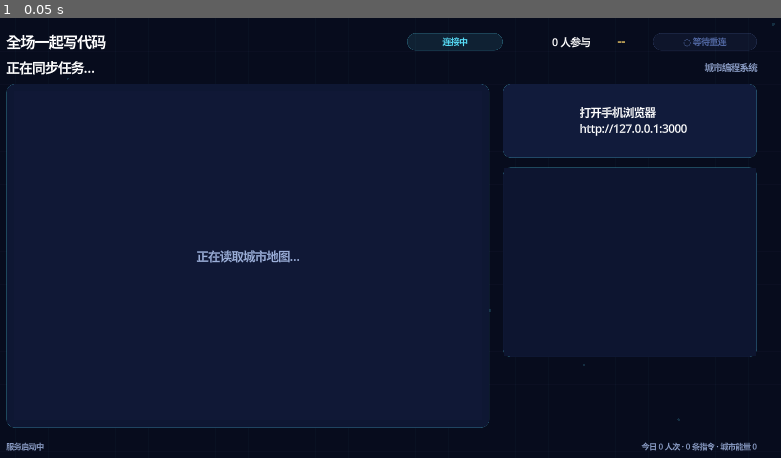
Above: before the commit, frame 1.
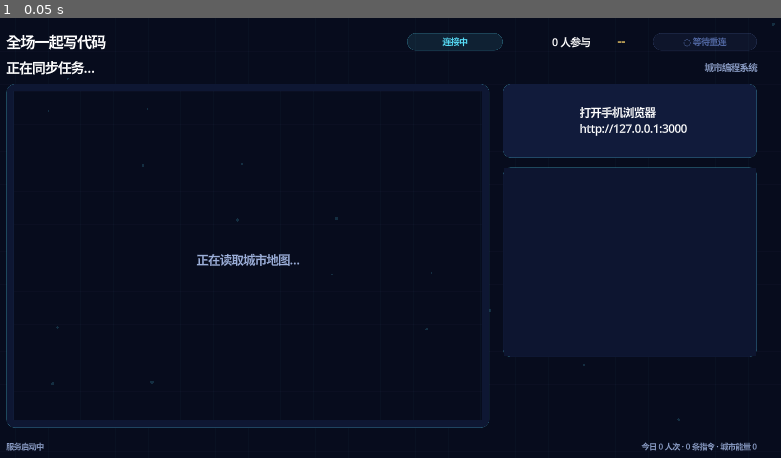
Above: after the commit, the same moment.

Repository: Source-of-USTB/interactive-games
Game: Godot game, scene res://main.tscn
Two runs of this game, one before a commit and one after it. Both use one fixed random seed, a clock stepped at 60 frames per second and the inputs below.
Inputs:
- Up to frame 1 (0.05 s): no input

The runs differ from the first frame. In frame 1, 43% of the frame differs, in the area x 1-62%, y 16-92%.

Commit message:
feat(godot): extract art into theme.gd and simplify map visuals
- single theme.gd now owns all colors and drawing (UI, board, tiles,
  robot, goal); layout/animation stay in the callers
- goal: simple flag
- wall: flat dark tile, no decoration
- robot: blue outline ring with centered direction glyph

Diff:
--- a/apps/godot/scripts/main.gd
+++ b/apps/godot/scripts/main.gd
@@ -4,12 +4,13 @@
 const ProgramPanel = preload("res://scripts/program_panel.gd")
 const ProceduralAudio = preload("res://scripts/procedural_audio.gd")
 
-const ACCENT := Color("5ae4ff")
-const PURPLE := Color("a98cff")
-const GREEN := Color("45e6a1")
-const YELLOW := Color("ffd66b")
-const MUTED := Color("92a5cf")
-const PANEL := Color("0e1733")
+const Ui = preload("res://scripts/theme.gd")
+const ACCENT := Ui.ACCENT
+const PURPLE := Ui.PURPLE
+const GREEN := Ui.GREEN
+const YELLOW := Ui.YELLOW
+const MUTED := Ui.MUTED
+const PANEL := Ui.PANEL
 
 var websocket := WebSocketPeer.new()
 var websocket_url := "ws://127.0.0.1:3000/ws"
@@ -34,6 +35,7 @@
 var last_played_trace_sequence := -1
 var last_locked_vote_key := ""
 var display_settings: Dictionary = {"qrMode": "public", "masterVolume": 0.8, "effectsVolume": 0.8, "showVoteTrends": true, "demoMode": false}
+var ui := Ui.new()
 
 var phase_names := {
 	"ATTRACT": "等待启动", "JOIN": "扫码加入", "BRIEFING": "任务解读", "AUTHORING": "全场写代码",
@@ -95,53 +97,45 @@
 		_update_countdown(corrected_now)
 
 func _draw() -> void:
-	draw_rect(Rect2(Vector2.ZERO, size), Color("070c1d"), true)
-	for index in range(12):
-		var x := fmod(float(index * 227 + 83), size.x)
-		var y := fmod(float(index * 131 + 47), size.y)
-		draw_circle(Vector2(x, y), 2.0 + float(index % 3), Color(ACCENT, 0.16))
-	for x in range(0, int(size.x), 80):
-		draw_line(Vector2(x, 0), Vector2(x, size.y), Color(ACCENT, 0.025), 1.0)
-	for y in range(0, int(size.y), 80):
-		draw_line(Vector2(0, y), Vector2(size.x, y), Color(PURPLE, 0.025), 1.0)
+	ui.draw_background(self)
 
 func _build_interface() -> void:
 	queue_redraw()
-	header_title = _label("全场一起写代码", 34, Color.WHITE)
+	header_title = ui.label("全场一起写代码", 34, Color.WHITE)
 	header_title.position = Vector2(58, 32)
 	header_title.size = Vector2(470, 48)
 	add_child(header_title)
 
-	phase_label = _pill("连接中", ACCENT)
+	phase_label = ui.pill("连接中", ACCENT)
 	phase_label.position = Vector2(1020, 36)
 	phase_label.size = Vector2(230, 42)
 	add_child(phase_label)
-	player_label = _label("0 人参与", 24, Color.WHITE)
+	player_label = ui.label("0 人参与", 24, Color.WHITE)
 	player_label.horizontal_alignment = HORIZONTAL_ALIGNMENT_RIGHT
 	player_label.position = Vector2(1270, 40)
 	player_label.size = Vector2(190, 38)
 	add_child(player_label)
-	countdown_label = _label("--", 29, YELLOW)
+	countdown_label = ui.label("--", 29, YELLOW)
 	countdown_label.horizontal_alignment = HORIZONTAL_ALIGNMENT_CENTER
 	countdown_label.position = Vector2(1480, 35)
 	countdown_label.size = Vector2(110, 48)
 	add_child(countdown_label)
-	connection_label = _pill("● 连接中", MUTED)
+	connection_label = ui.pill("● 连接中", MUTED)
 	connection_label.position = Vector2(1610, 36)
 	connection_label.size = Vector2(250, 42)
 	add_child(connection_label)
 
-	mission_label = _label("正在同步任务…", 31, Color.WHITE)
+	mission_label = ui.label("正在同步任务…", 31, Color.WHITE)
 	mission_label.position = Vector2(58, 96)
 	mission_label.size = Vector2(1220, 52)
 	add_child(mission_label)
-	map_meta_label = _label("城市编程系统", 21, MUTED)
+	map_meta_label = ui.label("城市编程系统", 21, MUTED)
 	map_meta_label.horizontal_alignment = HORIZONTAL_ALIGNMENT_RIGHT
 	map_meta_label.position = Vector2(1290, 103)
 	map_meta_label.size = Vector2(570, 42)
 	add_child(map_meta_label)
 
-	var map_panel := _panel(PANEL, 20)
+	var map_panel := ui.panel(PANEL, 20)
 	map_panel.position = Vector2(58, 158)
 	map_panel.size = Vector2(1160, 826)
 	add_child(map_panel)
@@ -151,7 +145,7 @@
 	map_renderer.mouse_filter = Control.MOUSE_FILTER_IGNORE
 	map_panel.add_child(map_renderer)
 
-	var qr_panel := _panel(Color("111b3b"), 18)
+	var qr_panel := ui.panel(ui.CARD_BG, 18)
 	qr_panel.position = Vector2(1250, 158)
 	qr_panel.size = Vector2(610, 178)
 	add_child(qr_panel)
@@ -161,13 +155,13 @@
 	qr_texture.expand_mode = TextureRect.EXPAND_IGNORE_SIZE
 	qr_texture.stretch_mode = TextureRect.STRETCH_KEEP_ASPECT_CENTERED
 	qr_panel.add_child(qr_texture)
-	qr_hint = _label("扫码提交下一条指令\n无需下载 · 无需注册", 26, Color.WHITE)
+	qr_hint = ui.label("扫码提交下一条指令\n无需下载 · 无需注册", 26, Color.WHITE)
 	qr_hint.position = Vector2(184, 33)
 	qr_hint.size = Vector2(400, 110)
 	qr_hint.vertical_alignment = VERTICAL_ALIGNMENT_CENTER
 	qr_panel.add_child(qr_hint)
 
-	var program_host := _panel(PANEL, 18)
+	var program_host := ui.panel(PANEL, 18)
 	program_host.position = Vector2(1250, 358)
 	program_host.size = Vector2(610, 456)
 	add_child(program_host)
@@ -182,26 +176,26 @@
 	vote_box.add_theme_constant_override("separation", 9)
 	add_child(vote_box)
 
-	result_panel = _panel(Color("112b33"), 18)
+	result_panel = ui.panel(Color("112b33"), 18)
 	result_panel.position = Vector2(1250, 833)
 	result_panel.size = Vector2(610, 132)
 	result_panel.visible = false
 	add_child(result_panel)
-	result_title = _label("任务结果", 28, GREEN)
+	result_title = ui.label("任务结果", 28, GREEN)
 	result_title.position = Vector2(24, 16)
 	result_title.size = Vector2(560, 42)
 	result_panel.add_child(result_title)
-	result_detail = _label("", 20, Color.WHITE)
+	result_detail = ui.label("", 20, Color.WHITE)
 	result_detail.position = Vector2(24, 60)
 	result_detail.size = Vector2(560, 56)
 	result_detail.autowrap_mode = TextServer.AUTOWRAP_WORD_SMART
 	result_panel.add_child(result_detail)
 
-	status_label = _label("服务启动中", 18, MUTED)
+	status_label = ui.label("服务启动中", 18, MUTED)
 	status_label.position = Vector2(58, 1015)
 	status_label.size = Vector2(720, 34)
 	add_child(status_label)
-	footer_label = _label("今日 0 人次 · 0 条指令 · 城市能量 0", 18, MUTED)
+	footer_label = ui.label("今日 0 人次 · 0 条指令 · 城市能量 0", 18, MUTED)
 	footer_label.horizontal_alignment = HORIZONTAL_ALIGNMENT_RIGHT
 	footer_label.position = Vector2(850, 1015)
 	footer_label.size = Vector2(1010, 34)
@@ -309,20 +303,20 @@
 		return
 	var remaining := maxi(0, int(ceil((ends_at - corrected_now) / 1000.0)))
 	countdown_label.text = str(remaining).pad_zeros(2)
-	countdown_label.modulate = Color("ff718e") if remaining <= 3 else YELLOW
+	countdown_label.modulate = ui.DANGER if remaining <= 3 else YELLOW
 
 func _update_vote_bars() -> void:
 	for child in vote_box.get_children(): child.queue_free()
 	vote_box.visible = str(state.get("phase", "")) != "RESULT"
 	var tally: Dictionary = state.get("currentTally", {})
 	if tally.is_empty():
-		var waiting := _label(_phase_prompt(str(state.get("phase", ""))), 22, MUTED)
+		var waiting := ui.label(_phase_prompt(str(state.get("phase", ""))), 22, MUTED)
 		waiting.size_flags_vertical = Control.SIZE_EXPAND_FILL
 		waiting.vertical_alignment = VERTICAL_ALIGNMENT_CENTER
 		vote_box.add_child(waiting)
 		return
 	if not display_settings.get("showVoteTrends", true) and not tally.get("locked", false):
-		var pulse := _label(str(tally.get("submittedCount", 0)) + " 位同学已参与，选项分布暂时隐藏", 22, ACCENT)
+		var pulse := ui.label(str(tally.get("submittedCount", 0)) + " 位同学已参与，选项分布暂时隐藏", 22, ACCENT)
 		pulse.size_flags_vertical = Control.SIZE_EXPAND_FILL
 		pulse.vertical_alignment = VERTICAL_ALIGNMENT_CENTER
 		vote_box.add_child(pulse)
@@ -333,7 +327,7 @@
 	for raw_option in options:
 		var option: Dictionary = raw_option
 		var row := HBoxContainer.new()
-		var value := _label(_choice_label(option.get("value", "")), 20, Color.WHITE)
+		var value := ui.label(_choice_label(option.get("value", "")), 20, Color.WHITE)
 		value.custom_minimum_size = Vector2(150, 32)
 		row.add_child(value)
 		var progress := ProgressBar.new()
@@ -343,7 +337,7 @@
 		progress.custom_minimum_size = Vector2(330, 28)
 		progress.size_flags_horizontal = Control.SIZE_EXPAND_FILL
 		row.add_child(progress)
-		var count := _label(str(option.get("count", 0)) if tally.get("locked", false) else "", 20, ACCENT)
+		var count := ui.label(str(option.get("count", 0)) if tally.get("locked", false) else "", 20, ACCENT)
 		count.custom_minimum_size = Vector2(42, 32)
 		count.horizontal_alignment = HORIZONTAL_ALIGNMENT_RIGHT
 		row.add_child(count)
@@ -438,32 +432,3 @@
 	var value := url.replace("wss://", "https://").replace("ws://", "http://")
 	var path_position := value.find("/ws")
 	return value.left(path_position) if path_position >= 0 else value
-
-func _label(text: String, font_size: int, color: Color) -> Label:
-	var label := Label.new()
-	label.text = text
-	label.add_theme_font_size_override("font_size", font_size)
-	label.add_theme_color_override("font_color", color)
-	return label
-
-func _pill(text: String, color: Color) -> Label:
-	var label := _label(text, 20, color)
-	label.horizontal_alignment = HORIZONTAL_ALIGNMENT_CENTER
-	label.vertical_alignment = VERTICAL_ALIGNMENT_CENTER
-	var style := StyleBoxFlat.new()
-	style.bg_color = Color(color, 0.10)
-	style.border_color = Color(color, 0.35)
-	style.set_border_width_all(1)
-	style.set_corner_radius_all(20)
-	label.add_theme_stylebox_override("normal", style)
-	return label
-
-func _panel(color: Color, radius: int) -> Panel:
-	var panel := Panel.new()
-	var style := StyleBoxFlat.new()
-	style.bg_color = color
-	style.border_color = Color(ACCENT, 0.13)
-	style.set_border_width_all(1)
-	style.set_corner_radius_all(radius)
-	panel.add_theme_stylebox_override("panel", style)
-	return panel
--- a/apps/godot/scripts/map_renderer.gd
+++ b/apps/godot/scripts/map_renderer.gd
@@ -1,4 +1,6 @@
 extends Control
+
+const Ui = preload("res://scripts/theme.gd")
 
 var state: Dictionary = {}
 var robot_position := Vector2.ZERO
@@ -11,15 +13,14 @@
 var current_sequence := -1
 var max_displayed_sequence := -1
 var current_event_type := ""
+var _last_redraw_ms := 0
+var ui := Ui.new()
 
-const COLOR_BG := Color("101836")
-const COLOR_GRID := Color("2a3a69")
-const COLOR_FLOOR := Color("17254d")
-const COLOR_ACCENT := Color("5ae4ff")
-const COLOR_PURPLE := Color("9673ff")
-const COLOR_GREEN := Color("45e6a1")
-const COLOR_YELLOW := Color("ffd66b")
-const COLOR_RED := Color("ff6f91")
+func _process(_delta: float) -> void:
+	var now := Time.get_ticks_msec()
+	if now - _last_redraw_ms >= 100:
+		_last_redraw_ms = now
+		queue_redraw()
 
 func set_state(next_state: Dictionary) -> void:
 	state = next_state
@@ -83,9 +84,9 @@
 	return value * value * (3.0 - 2.0 * value)
 
 func _draw() -> void:
-	draw_rect(Rect2(Vector2.ZERO, size), COLOR_BG, true)
 	if state.is_empty():
-		_draw_centered("正在读取城市地图…", size * 0.5, 28, Color("9baed8"))
+		ui.draw_background(self)
+		ui.draw_centered(self, "正在读取城市地图…", size * 0.5, 28, Color("9baed8"))
 		return
 	var map: Dictionary = state.get("map", {})
 	var width := int(map.get("width", 8))
@@ -94,69 +95,14 @@
 	var cell := minf(available.x / float(width), available.y / float(height))
 	var board_size := Vector2(cell * width, cell * height)
 	var origin := (size - board_size) * 0.5
-	for y in range(height):
-		for x in range(width):
-			var rect := Rect2(origin + Vector2(x, y) * cell + Vector2(3, 3), Vector2(cell - 6, cell - 6))
-			draw_rect(rect, COLOR_FLOOR, true)
-			draw_rect(rect, COLOR_GRID, false, 2.0)
+	ui.draw_map_background(self, cell, origin, width, height)
 	var goal: Dictionary = map.get("goal", {})
 	var goal_center := _cell_center(origin, cell, int(goal.get("x", 0)), int(goal.get("y", 0)))
-	draw_circle(goal_center, cell * 0.31, Color(COLOR_GREEN, 0.20))
-	draw_arc(goal_center, cell * 0.30, 0, TAU, 32, COLOR_GREEN, 5.0)
-	_draw_centered("◆", goal_center + Vector2(0, cell * 0.09), int(cell * 0.34), COLOR_GREEN)
+	ui.draw_goal(self, goal_center, cell)
 	for raw_tile in map.get("tiles", []):
-		_draw_tile(raw_tile, origin, cell)
-	_draw_robot(origin, cell)
-
-func _draw_tile(tile: Dictionary, origin: Vector2, cell: float) -> void:
-	var x := int(tile.get("x", 0))
-	var y := int(tile.get("y", 0))
-	var center := _cell_center(origin, cell, x, y)
-	var kind := str(tile.get("kind", ""))
-	match kind:
-		"WALL":
-			var rect := Rect2(center - Vector2.ONE * cell * 0.36, Vector2.ONE * cell * 0.72)
-			draw_rect(rect, Color("34436f"), true)
-			draw_rect(rect, Color("6579ad"), false, 3.0)
-			for offset in [-0.19, 0.0, 0.19]:
-				draw_line(center + Vector2(-cell * 0.31, cell * offset), center + Vector2(cell * 0.31, cell * offset), Color("526694"), 2.0)
-		"CHIP":
-			if not str(tile.get("id", "")) in collected_chips:
-				draw_circle(center, cell * 0.18, COLOR_YELLOW)
-				draw_arc(center, cell * 0.24, 0, TAU, 24, Color(COLOR_YELLOW, 0.35), 5.0)
-				_draw_centered("+", center + Vector2(0, cell * 0.08), int(cell * 0.28), COLOR_BG)
-		"SWITCH":
-			var active := str(tile.get("id", "")) in active_switches
-			draw_circle(center, cell * 0.24, COLOR_GREEN if active else COLOR_PURPLE)
-			_draw_centered("●", center + Vector2(0, cell * 0.07), int(cell * 0.28), Color.WHITE)
-		"DOOR":
-			var open := str(tile.get("switchId", "")) in active_switches
-			var door_color := Color(COLOR_GREEN, 0.32) if open else COLOR_RED
-			draw_rect(Rect2(center - Vector2(cell * 0.32, cell * 0.1), Vector2(cell * 0.64, cell * 0.2)), door_color, true)
-			if not open:
-				draw_line(center + Vector2(-cell * 0.25, -cell * 0.25), center + Vector2(cell * 0.25, cell * 0.25), COLOR_RED, 5.0)
-		"CONVEYOR":
-			_draw_centered(_direction_glyph(str(tile.get("direction", "E"))), center + Vector2(0, cell * 0.1), int(cell * 0.42), COLOR_ACCENT)
-		"DIRECTION":
-			_draw_centered(_direction_glyph(str(tile.get("direction", "E"))), center + Vector2(0, cell * 0.1), int(cell * 0.42), COLOR_PURPLE)
-		"COLOR":
-			var color := Color("438dff") if tile.get("color", "BLUE") == "BLUE" else COLOR_YELLOW
-			draw_circle(center, cell * 0.22, Color(color, 0.6))
-
-func _draw_robot(origin: Vector2, cell: float) -> void:
-	var center := origin + (robot_position + Vector2(0.5, 0.5)) * cell
-	draw_circle(center, cell * 0.31, Color(COLOR_ACCENT, 0.18))
-	draw_circle(center, cell * 0.24, COLOR_ACCENT)
-	draw_circle(center, cell * 0.18, Color("17254d"))
-	_draw_centered(_direction_glyph(robot_direction), center + Vector2(0, cell * 0.105), int(cell * 0.42), Color.WHITE)
+		var tile: Dictionary = raw_tile
+		ui.draw_tile(self, tile, _cell_center(origin, cell, int(tile.get("x", 0)), int(tile.get("y", 0))), cell, active_switches, collected_chips)
+	ui.draw_robot(self, origin + (robot_position + Vector2(0.5, 0.5)) * cell, cell, robot_direction)
 
 func _cell_center(origin: Vector2, cell: float, x: int, y: int) -> Vector2:
 	return origin + Vector2(x + 0.5, y + 0.5) * cell
-
-func _direction_glyph(direction: String) -> String:
-	return {"N": "↑", "E": "→", "S": "↓", "W": "←"}.get(direction, "→")
-
-func _draw_centered(text: String, center: Vector2, font_size: int, color: Color) -> void:
-	var font := ThemeDB.fallback_font
-	var text_size := font.get_string_size(text, HORIZONTAL_ALIGNMENT_LEFT, -1, font_size)
-	draw_string(font, center - Vector2(text_size.x * 0.5, -text_size.y * 0.30), text, HORIZONTAL_ALIGNMENT_LEFT, -1, font_size, color)
--- /dev/null
+++ b/apps/godot/scripts/theme.gd
@@ -0,0 +1,123 @@
+extends RefCounted
+
+const BG := Color("070c1d")
+const ACCENT := Color("5ae4ff")
+const PURPLE := Color("a98cff")
+const GREEN := Color("45e6a1")
+const YELLOW := Color("ffd66b")
+const MUTED := Color("92a5cf")
+const PANEL := Color("0e1733")
+const CARD_BG := Color("111b3b")
+const DANGER := Color("ff718e")
+
+const MAP_BG := Color("101836")
+const MAP_GRID := Color("2a3a69")
+const MAP_FLOOR := Color("17254d")
+const MAP_PURPLE := Color("9673ff")
+const MAP_RED := Color("ff6f91")
+const BLUE := Color("2f6bff")
+
+func label(text: String, font_size: int, color: Color) -> Label:
+	var label := Label.new()
+	label.text = text
+	label.add_theme_font_size_override("font_size", font_size)
+	label.add_theme_color_override("font_color", color)
+	return label
+
+func pill(text: String, color: Color) -> Label:
+	var label := label(text, 20, color)
+	label.horizontal_alignment = HORIZONTAL_ALIGNMENT_CENTER
+	label.vertical_alignment = VERTICAL_ALIGNMENT_CENTER
+	var style := StyleBoxFlat.new()
+	style.bg_color = Color(color, 0.10)
+	style.border_color = Color(color, 0.35)
+	style.set_border_width_all(1)
+	style.set_corner_radius_all(20)
+	label.add_theme_stylebox_override("normal", style)
+	return label
+
+func panel(color: Color, radius: int) -> Panel:
+	var panel := Panel.new()
+	var style := StyleBoxFlat.new()
+	style.bg_color = color
+	style.border_color = Color(ACCENT, 0.13)
+	style.set_border_width_all(1)
+	style.set_corner_radius_all(radius)
+	panel.add_theme_stylebox_override("panel", style)
+	return panel
+
+func draw_background(canvas: CanvasItem) -> void:
+	canvas.draw_rect(Rect2(Vector2.ZERO, canvas.size), BG, true)
+	for index in range(12):
+		var x := fmod(float(index * 227 + 83), canvas.size.x)
+		var y := fmod(float(index * 131 + 47), canvas.size.y)
+		canvas.draw_circle(Vector2(x, y), 2.0 + float(index % 3), Color(ACCENT, 0.16))
+	for x in range(0, int(canvas.size.x), 80):
+		canvas.draw_line(Vector2(x, 0), Vector2(x, canvas.size.y), Color(ACCENT, 0.025), 1.0)
+	for y in range(0, int(canvas.size.y), 80):
+		canvas.draw_line(Vector2(0, y), Vector2(canvas.size.x, y), Color(PURPLE, 0.025), 1.0)
+
+func draw_map_background(canvas: CanvasItem, cell: float, origin: Vector2, width: int, height: int) -> void:
+	canvas.draw_rect(Rect2(Vector2.ZERO, canvas.size), MAP_BG, true)
+	for y in range(height):
+		for x in range(width):
+			var rect := Rect2(origin + Vector2(x, y) * cell + Vector2(3, 3), Vector2(cell - 6, cell - 6))
+			canvas.draw_rect(rect, MAP_FLOOR, true)
+			canvas.draw_rect(rect, MAP_GRID, false, 2.0)
+
+func draw_goal(canvas: CanvasItem, center: Vector2, cell: float) -> void:
+	var pole_bottom := center + Vector2(0, cell * 0.30)
+	var pole_top := center + Vector2(0, -cell * 0.24)
+	canvas.draw_line(pole_bottom, pole_top, Color("d8e8ff"), 3.0)
+	canvas.draw_colored_polygon(PackedVector2Array([
+		pole_top,
+		center + Vector2(cell * 0.27, -cell * 0.06),
+		center + Vector2(0, -cell * 0.06),
+	]), GREEN)
+
+func draw_tile(canvas: CanvasItem, tile: Dictionary, center: Vector2, cell: float, active_switches: Array, collected_chips: Array) -> void:
+	var kind := str(tile.get("kind", ""))
+	match kind:
+		"WALL":
+			var rect := Rect2(center - Vector2.ONE * cell * 0.5, Vector2.ONE * cell)
+			canvas.draw_rect(rect, MAP_BG, true)
+		"CHIP":
+			if not str(tile.get("id", "")) in collected_chips:
+				canvas.draw_circle(center, cell * 0.18, YELLOW)
+				canvas.draw_arc(center, cell * 0.24, 0, TAU, 24, Color(YELLOW, 0.35), 5.0)
+				draw_centered(canvas, "+", center + Vector2(0, cell * 0.08), int(cell * 0.28), BG)
+		"SWITCH":
+			var active := str(tile.get("id", "")) in active_switches
+			canvas.draw_circle(center, cell * 0.24, GREEN if active else MAP_PURPLE)
+			draw_centered(canvas, "●", center + Vector2(0, cell * 0.07), int(cell * 0.28), Color.WHITE)
+		"DOOR":
+			var open := str(tile.get("switchId", "")) in active_switches
+			var door_color := Color(GREEN, 0.32) if open else MAP_RED
+			canvas.draw_rect(Rect2(center - Vector2(cell * 0.32, cell * 0.1), Vector2(cell * 0.64, cell * 0.2)), door_color, true)
+			if not open:
+				canvas.draw_line(center + Vector2(-cell * 0.25, -cell * 0.25), center + Vector2(cell * 0.25, cell * 0.25), MAP_RED, 5.0)
+		"CONVEYOR":
+			draw_centered(canvas, direction_glyph(str(tile.get("direction", "E"))), center + Vector2(0, cell * 0.1), int(cell * 0.42), ACCENT)
+		"DIRECTION":
+			draw_centered(canvas, direction_glyph(str(tile.get("direction", "E"))), center + Vector2(0, cell * 0.1), int(cell * 0.42), MAP_PURPLE)
+		"COLOR":
+			var color := Color("438dff") if tile.get("color", "BLUE") == "BLUE" else YELLOW
+			canvas.draw_circle(center, cell * 0.22, Color(color, 0.6))
+
+func draw_robot(canvas: CanvasItem, center: Vector2, cell: float, direction: String) -> void:
+	canvas.draw_arc(center, cell * 0.26, 0, TAU, 48, BLUE, 5.0)
+	draw_arrow_centered(canvas, direction_glyph(direction), center, int(cell * 0.42), Color.WHITE)
+
+func draw_arrow_centered(canvas: CanvasItem, text: String, center: Vector2, font_size: int, color: Color) -> void:
+	var font := ThemeDB.fallback_font
+	var advance: float = font.get_string_size(text, HORIZONTAL_ALIGNMENT_LEFT, -1, font_size).x
+	var pen := center + Vector2(-advance * 0.5, 0.325 * font_size)
+	canvas.draw_string(font, pen, text, HORIZONTAL_ALIGNMENT_LEFT, -1, font_size, color)
+
+func direction_glyph(direction: String) -> String:
+	return {"N": "↑", "E": "→", "S": "↓", "W": "←"}.get(direction, "→")
+
+func draw_centered(canvas: CanvasItem, text: String, center: Vector2, font_size: int, color: Color) -> void:
+	var font := ThemeDB.fallback_font
+	var text_size := font.get_string_size(text, HORIZONTAL_ALIGNMENT_LEFT, -1, font_size)
+	canvas.draw_string(font, center - Vector2(text_size.x * 0.5, -text_size.y * 0.5), text, HORIZONTAL_ALIGNMENT_LEFT, -1, font_size, color)
